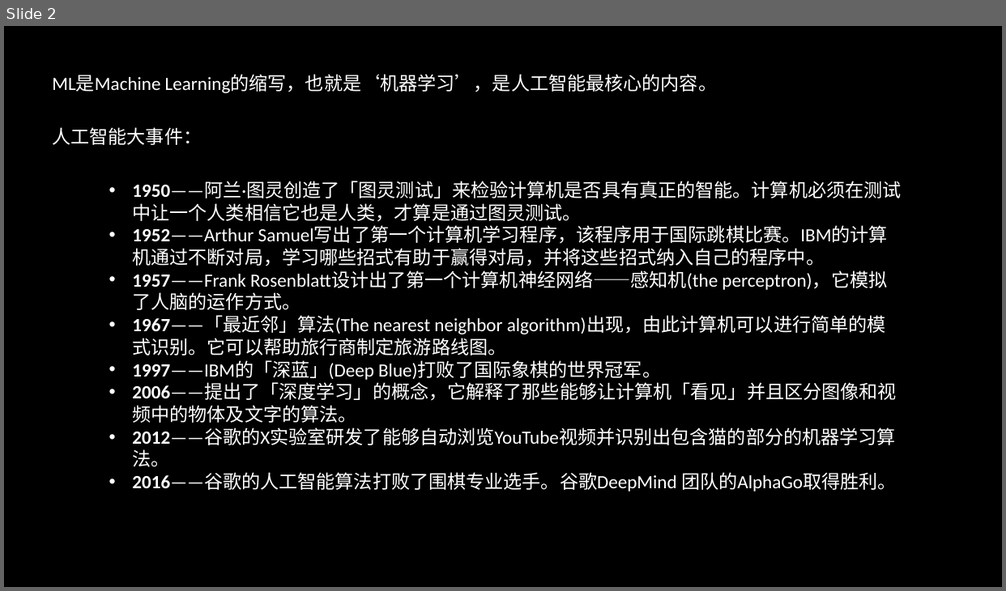
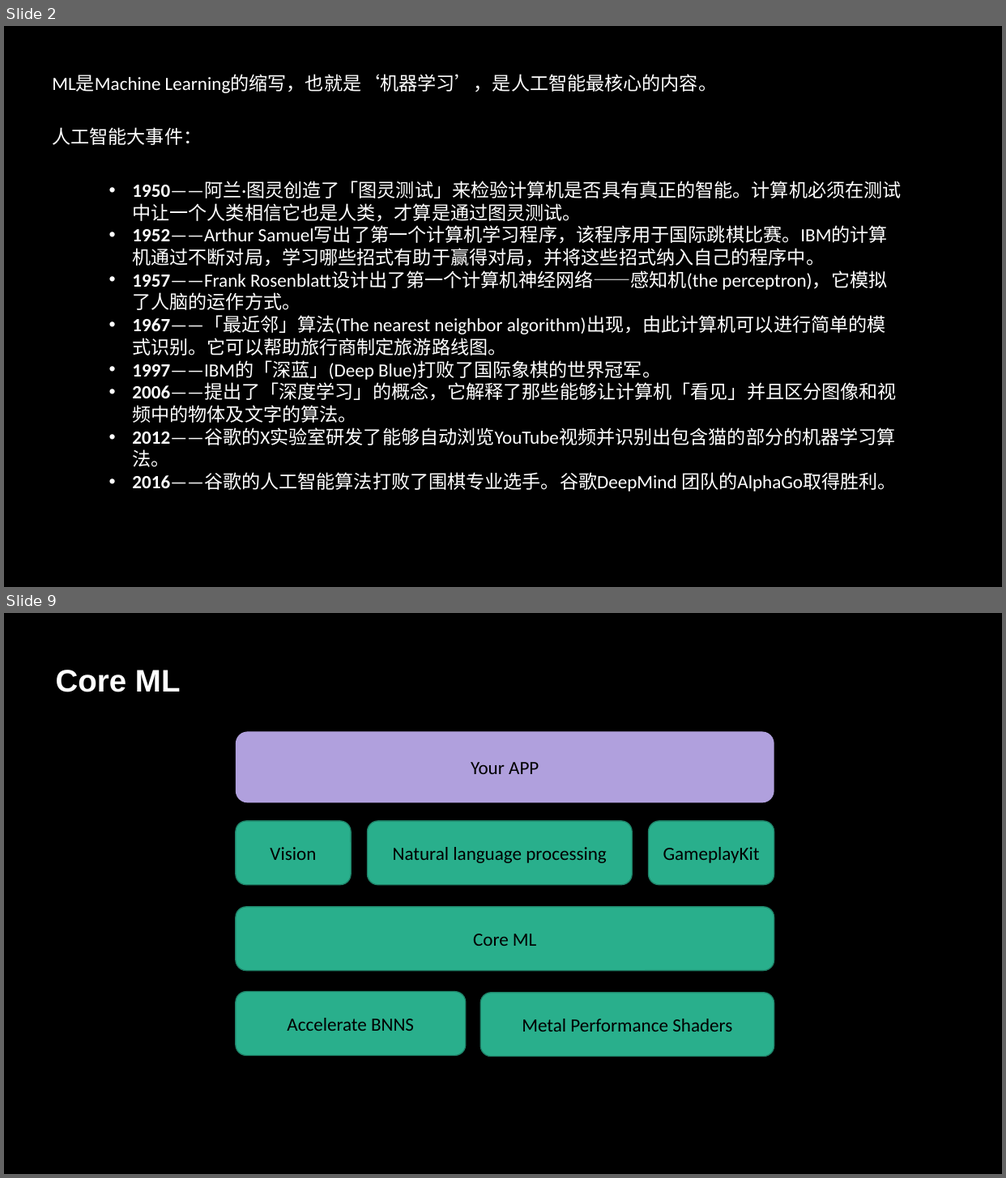
Before and after one commit to GuanyiLL/Study, a slide deck: Swift/CoreMLResearching/CoreML.pptx. Shown one above the other, each under a label of ours: slide 2 before the commit, slides 2 and 9 after it; the slides between them are not shown. The pictures are 1006x591 and 1006x1178 pixels, drawn with LibreOffice and Linux fonts; fonts in the diff are those of the drawing. Boxes give left, top, right and bottom in pixels: in the first picture for what was removed or moved away, otherwise in the second. Text is boxed around its words. In the diff, an @@ line names an element or a change of style, - is before the commit and + after.

Commit message:
Update CoreML

```diff
--- a/Swift/CoreMLResearching/CoreML.pptx
+++ b/Swift/CoreMLResearching/CoreML.pptx
@@ slide 9 added at (4,613,1002,1174), background #000000 @@
@@ text added at (56,670,180,692), 30 pt, text #FFFFFF, bold @@
+Core ML
@@ rounded rectangle added at (236,732,774,803), fill #B0A0DD, 18 pt, text #000000 @@
+Your APP
@@ rounded rectangle added at (236,821,351,884), fill #29AF8C, outline #1E8168 1 pt, 18 pt, text #000000 @@
+Vision
@@ rounded rectangle added at (367,821,632,884), fill #29AF8C, outline #1E8168 1 pt, 18 pt, text #000000 @@
+Natural language processing
@@ rounded rectangle added at (649,821,774,884), fill #29AF8C, outline #1E8168 1 pt, 18 pt, text #000000 @@
+GameplayKit
@@ rounded rectangle added at (236,907,774,971), fill #29AF8C, outline #1E8168 1 pt, 18 pt, text #000000 @@
+Core ML
@@ rounded rectangle added at (236,992,465,1055), fill #29AF8C, outline #1E8168 1 pt, 18 pt, text #000000 @@
+Accelerate BNNS
@@ rounded rectangle added at (481,993,774,1056), fill #29AF8C, outline #1E8168 1 pt, 18 pt, text #000000 @@
+Metal Performance Shaders
```
Also in this commit, not shown: 7 other slides added, 1 slide removed.
